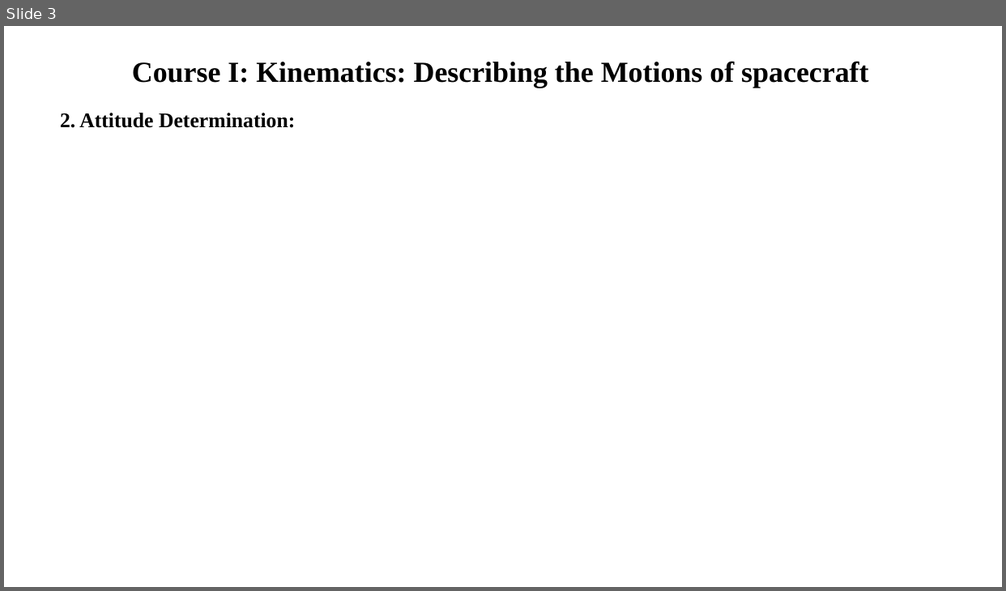
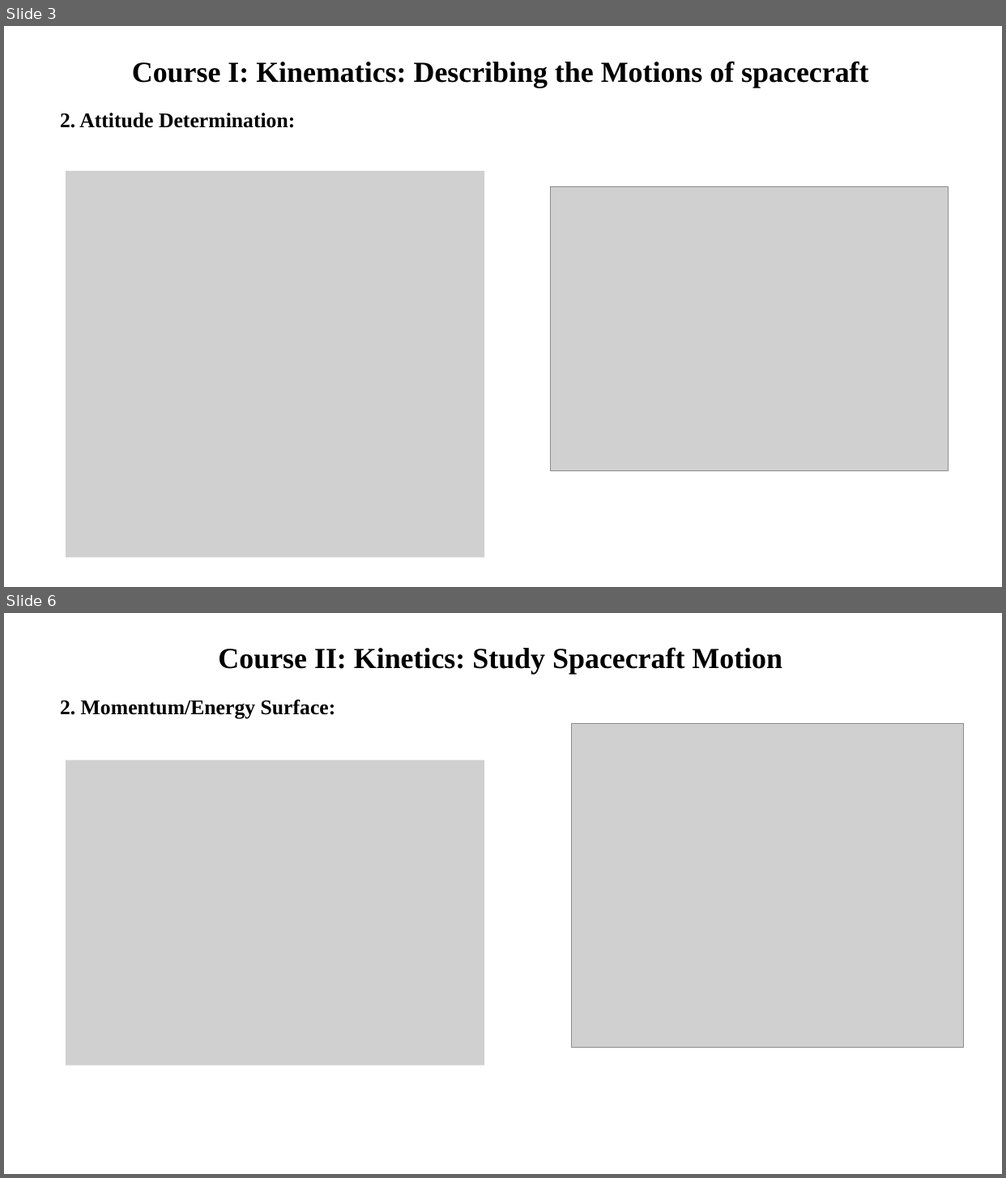
Before and after one commit to KalexxHoang/VTX_Report, a slide deck: Course report.pptx. Shown one above the other, each under a label of ours: slide 3 before the commit, slides 3 and 6 after it; the slides between them are not shown. The pictures are 1006x591 and 1006x1178 pixels, drawn with LibreOffice and Linux fonts; fonts in the diff are those of the drawing; grey boxes stand for pictures. Boxes give left, top, right and bottom in pixels: in the first picture for what was removed or moved away, otherwise in the second. Text is boxed around its words. In the diff, an @@ line names an element or a change of style, - is before the commit and + after.

```diff
--- a/Course report.pptx
+++ b/Course report.pptx
@@ slide 6 added at (4, 613, 1002, 1174), background #FFFFFF @@
@@ text added at (218, 647, 782, 674), 28 pt, text #000000, bold @@
+Course II: Kinetics: Study Spacecraft Motion
@@ text added at (60, 700, 336, 719), 20 pt, text #000000, bold @@
+2. Momentum/Energy Surface:
@@ picture added at (572, 723, 964, 1047) @@
@@ picture added at (66, 760, 484, 1065) @@
@@ slide 3 changed as well @@
@@ picture added at (66, 171, 484, 558) @@
@@ picture added at (551, 187, 948, 472) @@
```
Also in this commit, not shown: 1 other slide changed, 7 other slides added, 1 other file.
